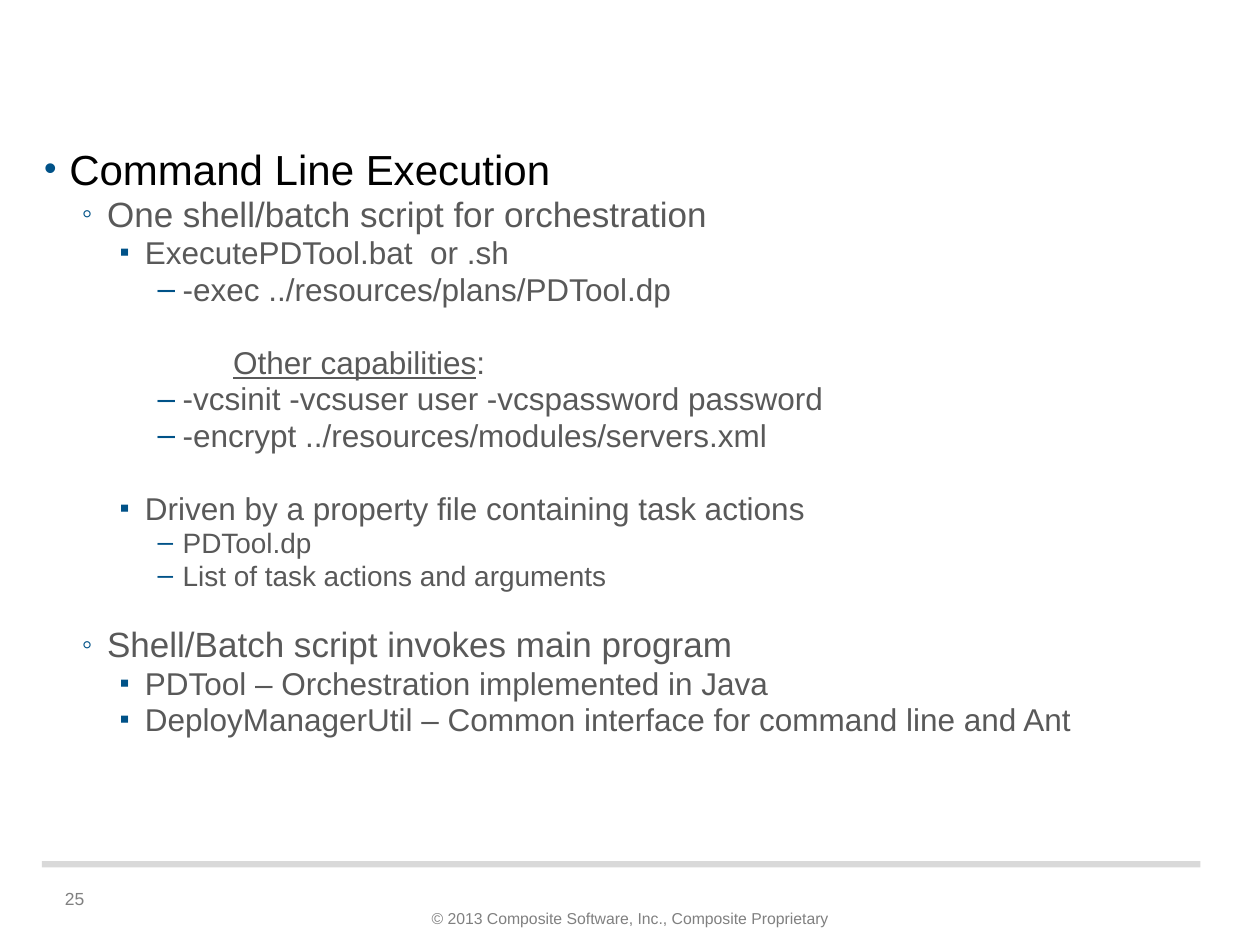
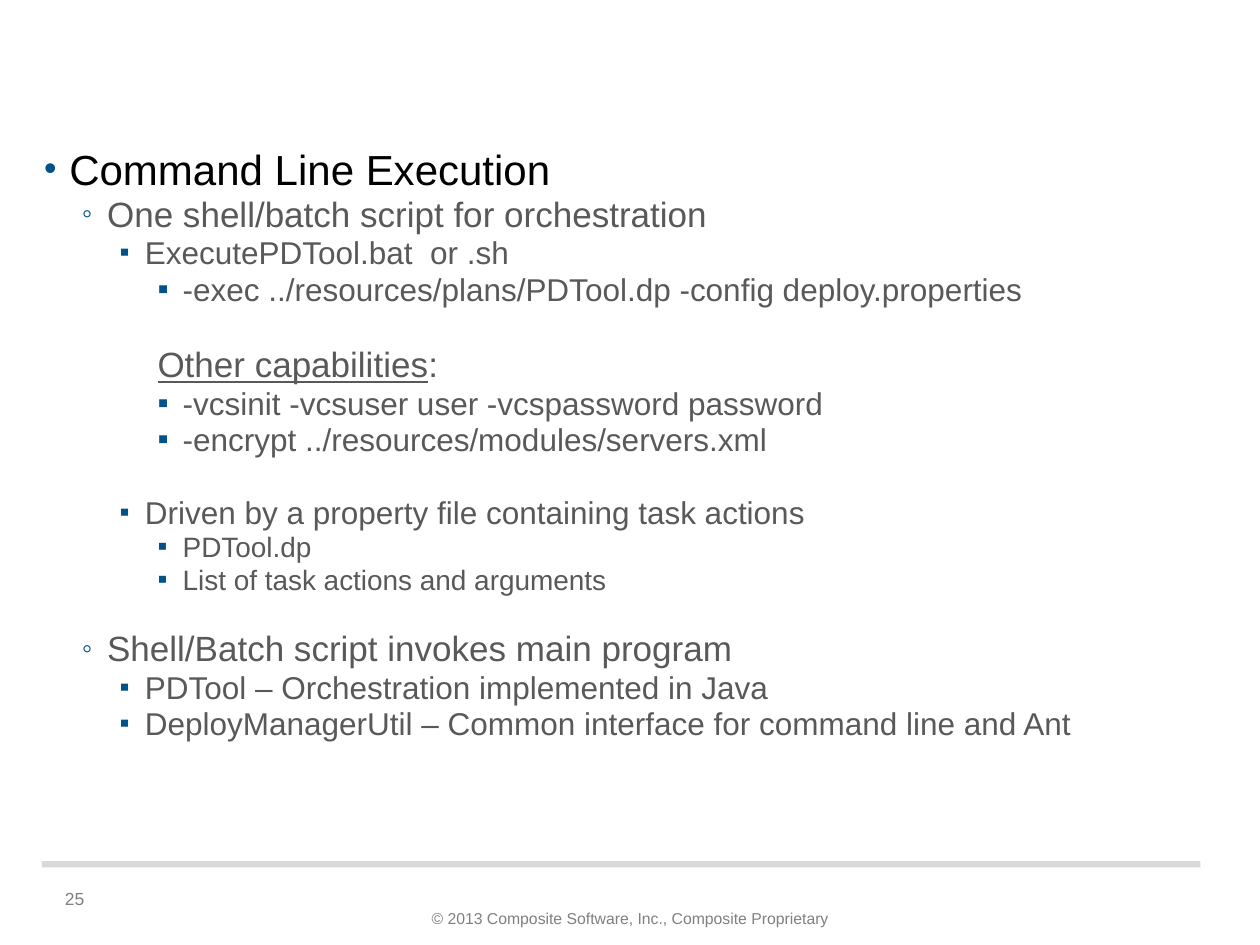
Before and after one commit to dvbu-test/PDToolDocs, a slide deck: slide 25 of docs/PS Promotion and Deployment Tool - v2.1.pptx. Drawn at 1260x945 pixels with LibreOffice and Linux fonts; fonts in the diff are those of the drawing; background and template pictures are left out. Boxes give left, top, right and bottom in pixels: in the first picture for what was removed or moved away, otherwise in the second. Text is boxed around its words. In the diff, an @@ line names an element or a change of style, - is before the commit and + after.

Commit message:
update PDTool documentation

```diff
--- a/docs/PS Promotion and Deployment Tool - v2.1.pptx
+++ b/docs/PS Promotion and Deployment Tool - v2.1.pptx
@@ text at (183, 278, 1022, 307): text changed @@
-      – -exec ../resources/plans/PDTool.dp
+      ▪ -exec ../resources/plans/PDTool.dp -config deploy.properties
@@ text at (158, 351, 823, 595): size 18 to 20 pt in "Other capabilities:"; list level 4 to 2 in "Other capabilities:"; bullet – to ▪ @@
```
Also in this commit, not shown: 2 other slides changed, 9 other files.
